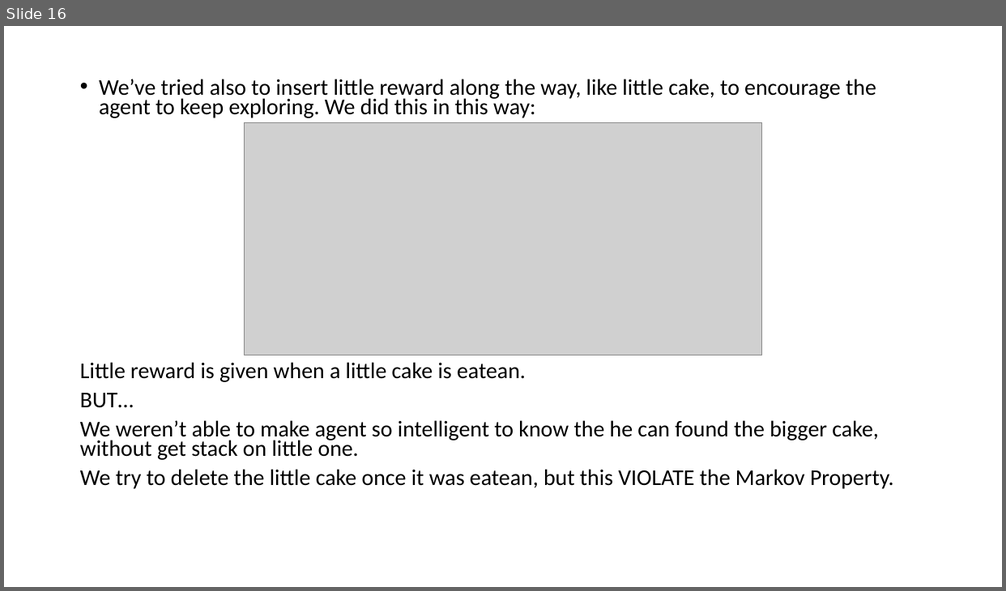
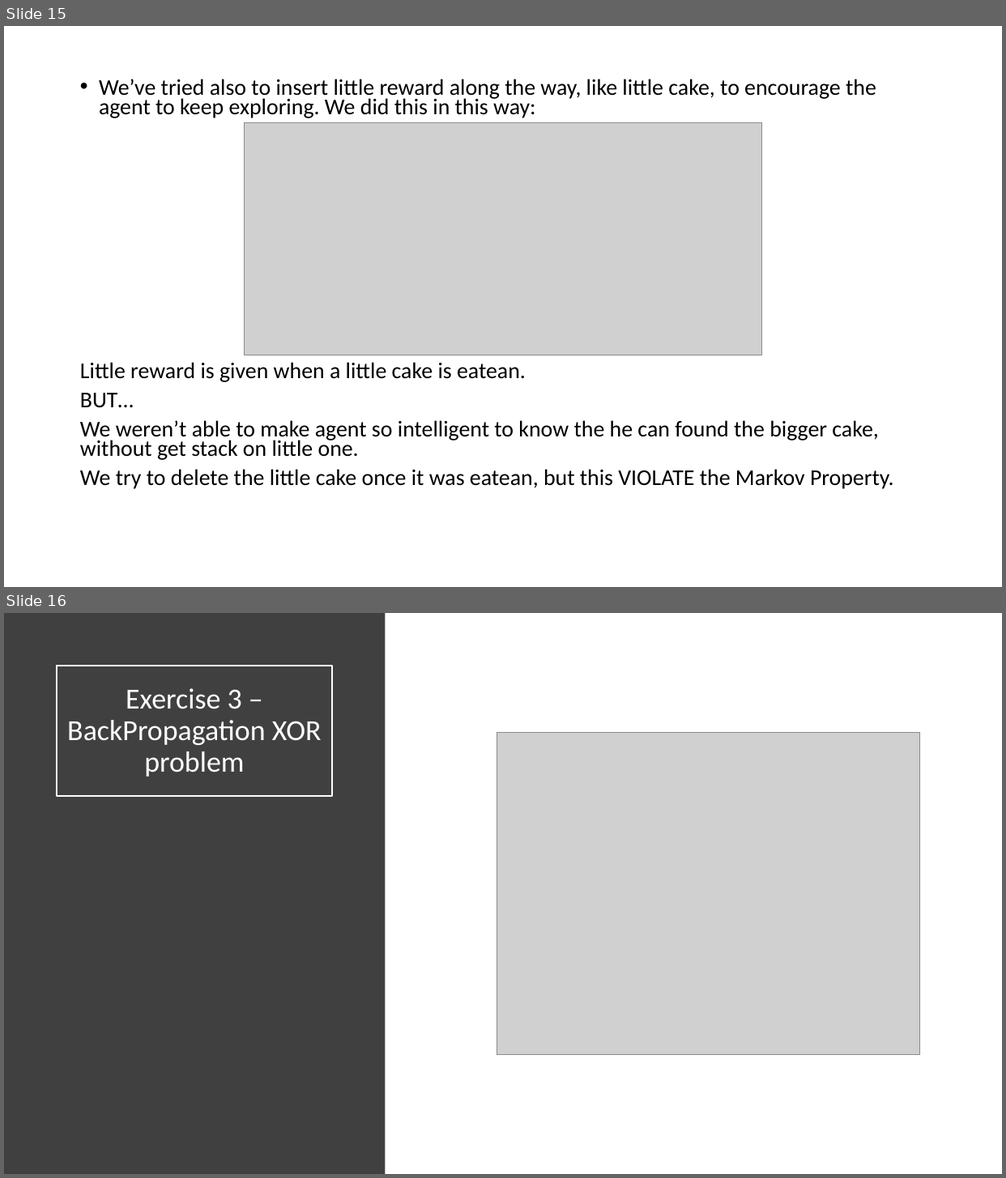
Before and after one commit to mpiffari/ReinforcementLearning2019, a slide deck: Presentation/SDU_SummerSchool_Presentation.pptx. Shown one above the other, each under a label of ours: slide 16 before the commit, slides 15 and 16 after it. The pictures are 1006x591 and 1006x1178 pixels, drawn with LibreOffice and Linux fonts; fonts in the diff are those of the drawing; grey boxes stand for pictures. Boxes give left, top, right and bottom in pixels: in the first picture for what was removed or moved away, otherwise in the second. Text is boxed around its words. In the diff, an @@ line names an element or a change of style, - is before the commit and + after.

Commit message:
Add exercise 3 to presentation

```diff
--- a/Presentation/SDU_SummerSchool_Presentation.pptx
+++ b/Presentation/SDU_SummerSchool_Presentation.pptx
@@ slide 16 added at (4, 613, 1002, 1174), background #FFFFFF @@
@@ rectangle added at (4, 613, 385, 1174), fill #404040 @@
@@ title added at (57, 666, 332, 796), outline #FFFFFF 1.5 pt, 28 pt, text #FFFFFF @@
+Exercise 3 – BackPropagation XOR problem
@@ picture added at (496, 733, 919, 1055) @@
@@ what was slide 16 is now slide 15 @@
```
Also in this commit, not shown: 1 slide removed.
